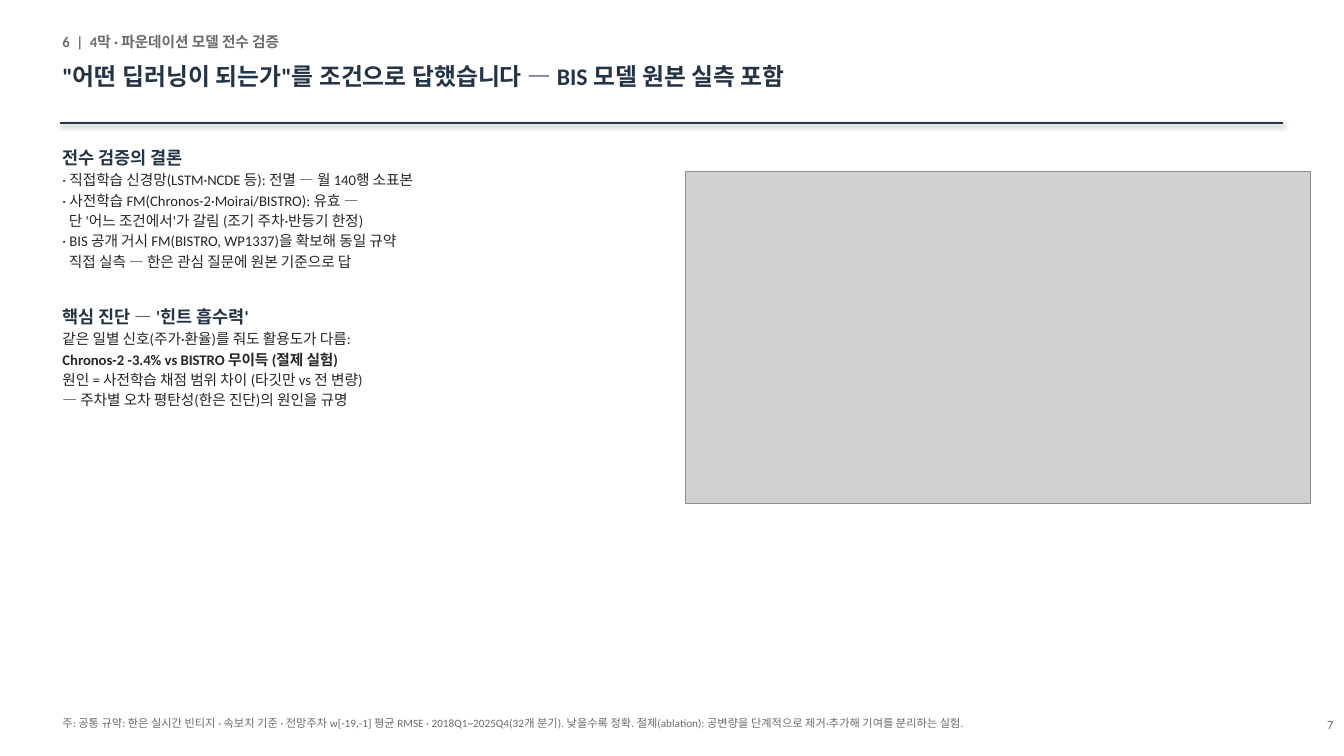
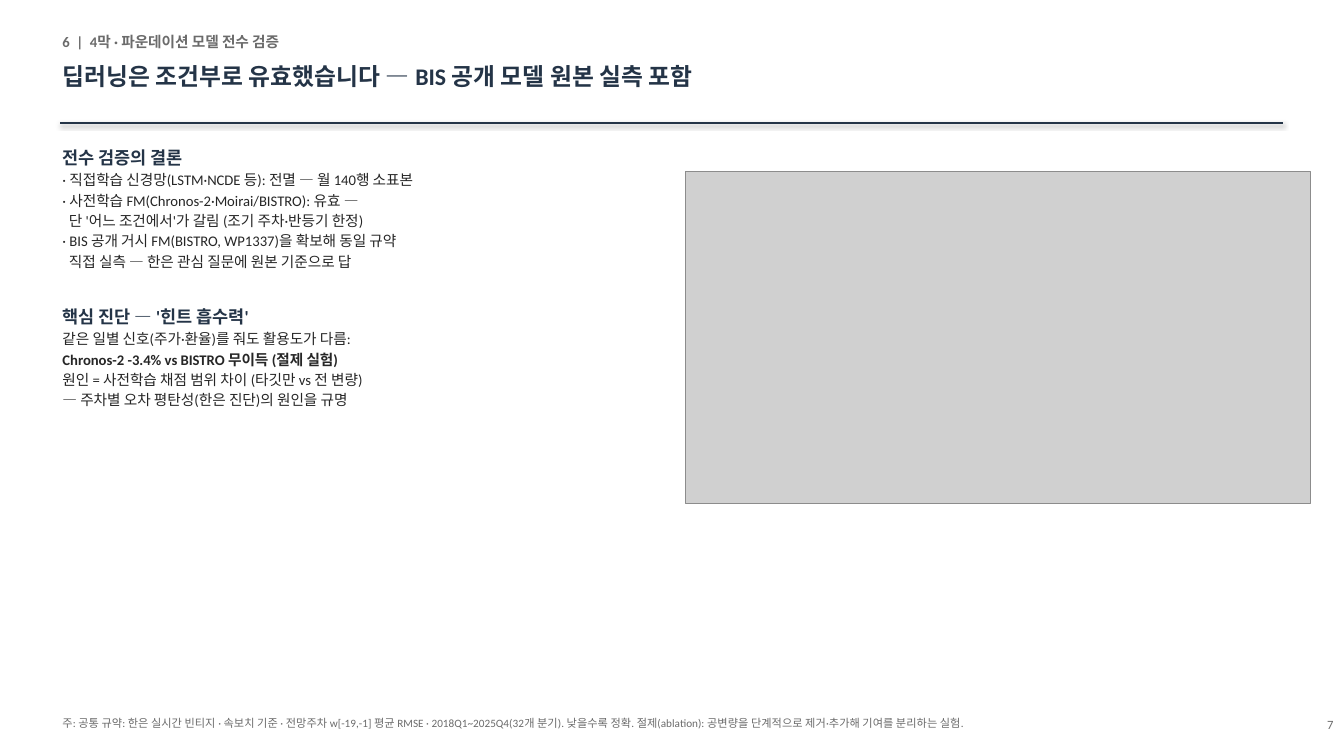
Before and after one commit to shezgone/bistro-lstm, a slide deck: slide 7 of docs/한은협업_여정보고_대표_2026-09-01.pptx. Drawn at 1344x756 pixels with LibreOffice and Linux fonts; fonts in the diff are those of the drawing; grey boxes stand for pictures. Boxes give left, top, right and bottom in pixels: in the first picture for what was removed or moved away, otherwise in the second. Text is boxed around its words. In the diff, an @@ line names an element or a change of style, - is before the commit and + after.

```diff
--- a/docs/한은협업_여정보고_대표_2026-09-01.pptx
+++ b/docs/한은협업_여정보고_대표_2026-09-01.pptx
@@ text at bbox=[62, 65, 693, 87]: text changed @@
-"어떤 딥러닝이 되는가"를 조건으로 답했습니다 — BIS 모델 원본 실측 포함
+딥러닝은 조건부로 유효했습니다 — BIS 공개 모델 원본 실측 포함
```
Also in this commit, not shown: 7 other slides changed, 1 other file.
